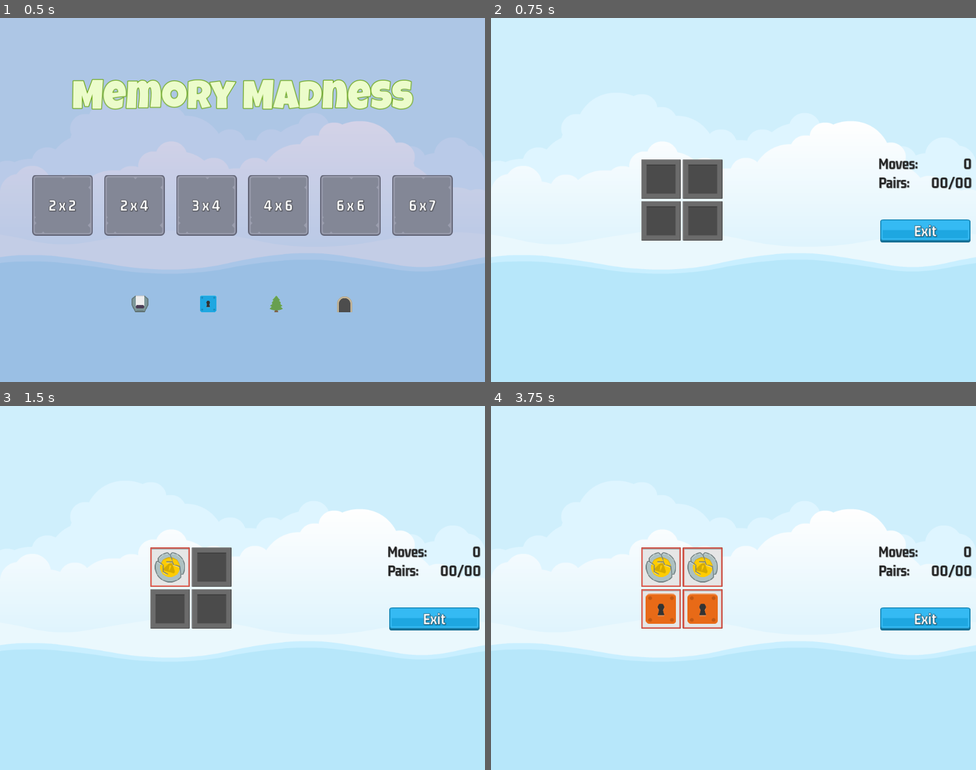
Above: before the commit, frames 1-4 (two rows, left to right).
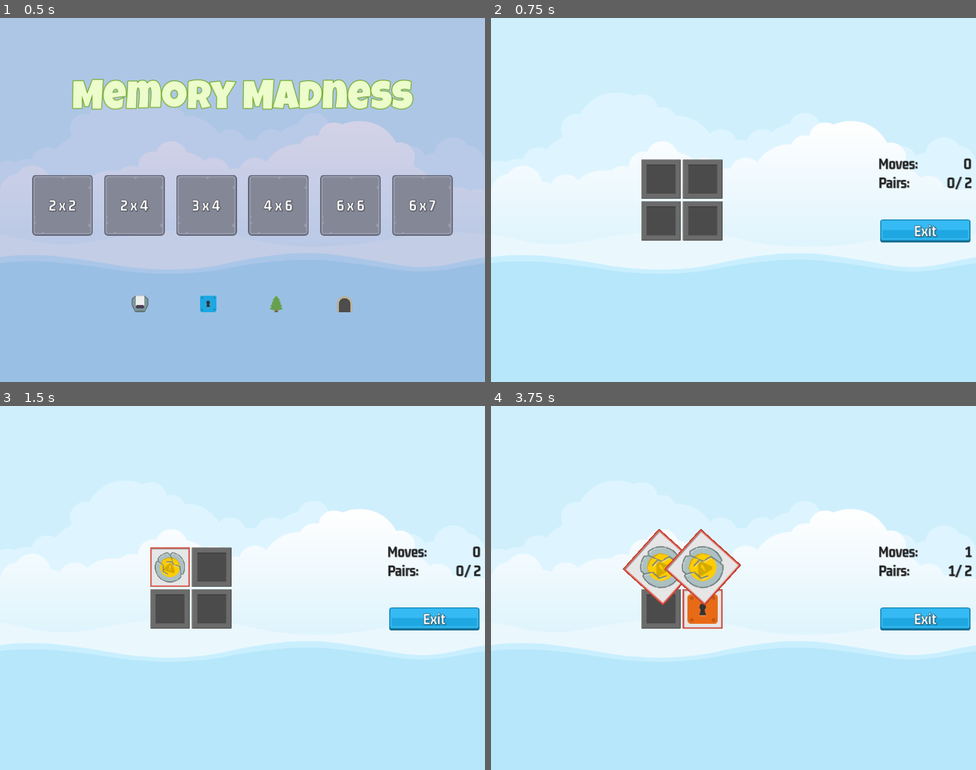
Above: after the commit, the same moments.

Repository: justknick/MemoryMadness
Game: Godot game, scene res://scenes/master/master.tscn
The game is run twice, just before and just after one commit, with the same random seed, the same clock (stepped at 60 frames per second) and the same inputs.
Inputs (mouse positions are in pixels of both pictures, inside the frame that each line leads up to):
- Up to frame 1 (0.5 s): no input
- Up to frame 2 (0.75 s): click "2 x 2" at 0.5 s
- Up to frame 3 (1.5 s): click (169, 566) at 1.25 s
- Up to frame 4 (3.75 s): click (704, 566) at 2.02 s; click (660, 609) at 2.77 s; click (704, 609) at 3.52 s

Frame 1 is identical in both runs. In frame 2, 0.2% of the frame differs, in the area x 90-100%, y 43-48%; in frame 3, 0.2%; in frame 4, 3.2%, in the area x 27-100%, y 33-62%.

Commit message:
implemented scorer scene

Diff:
--- a/scenes/game_screen/game_screen.gd
+++ b/scenes/game_screen/game_screen.gd
@@ -3,11 +3,19 @@
 @export var memory_tile: PackedScene
 
 @onready var tiles_container: GridContainer = $HBoxContainer/TileContainer/TilesContainer
+@onready var scorer: Scorer = $Scorer
+@onready var moves_value: Label = $%MovesValue
+@onready var pairs_value: Label = $%PairsValue
 
 
 func _ready() -> void:
 	SignalManager.on_level_selected.connect(on_level_selected)
 	SignalManager.on_game_exit_pressed.connect(on_game_exit_pressed)
+
+
+func _process(_delta: float) -> void:
+	moves_value.text = scorer.get_score_moves()
+	pairs_value.text = scorer.get_score_pair()
 
 
 func tile_builder(image: ItemImage, frame: Texture2D) -> void:
@@ -26,6 +34,8 @@
 	for image in selected_level_data.get_selected_level_images():
 		tile_builder(image, frame)
 
+	scorer.clear_new_game(selected_level_data.get_target_pairs())
+
 
 func on_game_exit_pressed() -> void:
 	for tile in tiles_container.get_children():
--- a/scenes/game_screen/game_screen.tscn
+++ b/scenes/game_screen/game_screen.tscn
@@ -1,9 +1,10 @@
-[gd_scene load_steps=5 format=3 uid="uid://dbe6t72u3h60q"]
+[gd_scene load_steps=6 format=3 uid="uid://dbe6t72u3h60q"]
 
 [ext_resource type="LabelSettings" uid="uid://dfi4leopae0oi" path="res://resource/GM_32_Dark.tres" id="1_sywjj"]
 [ext_resource type="Script" path="res://scenes/game_screen/game_screen.gd" id="1_x25x6"]
 [ext_resource type="PackedScene" uid="uid://dy3nyg6ec6a78" path="res://scenes/ui/buttons/exit_button.tscn" id="2_2nfrl"]
 [ext_resource type="PackedScene" uid="uid://x8cta2ypynum" path="res://scenes/ui/buttons/memory_tile_button.tscn" id="2_xlx3h"]
+[ext_resource type="PackedScene" uid="uid://dej26wrldrc40" path="res://scenes/scorer/scorer.tscn" id="3_4h3tb"]
 
 [node name="GameScreen" type="Control"]
 layout_mode = 3
@@ -14,6 +15,8 @@
 grow_vertical = 2
 script = ExtResource("1_x25x6")
 memory_tile = ExtResource("2_xlx3h")
+
+[node name="Scorer" parent="." instance=ExtResource("3_4h3tb")]
 
 [node name="HBoxContainer" type="HBoxContainer" parent="."]
 layout_mode = 1
@@ -55,6 +58,7 @@
 vertical_alignment = 1
 
 [node name="MovesValue" type="Label" parent="HBoxContainer/PlayerContainer/VBoxContainer/MovesHud"]
+unique_name_in_owner = true
 layout_mode = 2
 size_flags_horizontal = 8
 text = "0"
@@ -73,6 +77,7 @@
 vertical_alignment = 1
 
 [node name="PairsValue" type="Label" parent="HBoxContainer/PlayerContainer/VBoxContainer/PairsHud"]
+unique_name_in_owner = true
 layout_mode = 2
 size_flags_horizontal = 8
 text = "00/00"
--- /dev/null
+++ b/scenes/scorer/scorer.gd
@@ -0,0 +1,112 @@
+extends Node
+
+class_name Scorer
+
+@onready var reveal_timer: Timer = $RevealTimer
+
+var _selections: Array[MemoryTile] = []
+var _target_pairs: int = 0
+var _moves_made: int = 0
+var _pairs_made: int = 0
+
+
+func _ready() -> void:
+	SignalManager.on_tile_selected.connect(on_tile_selected)
+	SignalManager.on_game_exit_pressed.connect(on_game_exit_pressed)
+
+
+func clear_new_game(target_pairs: int) -> void:
+	_selections.clear()
+	_target_pairs = target_pairs
+	_moves_made = 0
+	_pairs_made = 0
+
+
+func add_to_selections() -> void:
+	# the selected memory tile will be added here
+	# at the same time, the tiles will be revealed
+	# check if selections is length 2
+	pass
+
+
+func reveal_tile(tile: MemoryTile) -> void:
+	tile.reveal(true)
+	pass
+
+
+func hide_tiles() -> void:
+	for t in _selections:
+		t.hide_on_success()
+	_pairs_made += 1
+	prints("pairs made: ", _pairs_made)
+	# play sound when hiding?
+	pass
+
+
+func selections_pair_match() -> bool:
+	#var is_it_a_match: bool = _selections[0].matches_other_tile(_selections[1])
+	#var is_it_a_match: bool
+	#if _selections.size() > 0:
+		#is_it_a_match = _selections[0].matches_other_tile(_selections[1])
+	return _selections[0].matches_other_tile(_selections[1])
+
+
+func check_pair_made() -> void:
+	#print("selection: ", _selections.size())
+	# if selection isn't 2, do nothing
+	if _selections.size() != 2:
+		return
+	# if selection is 2
+	#   send signal to disable click, start cooldown timer
+	reveal_timer.start()
+	#print("timer starts")
+	SignalManager.on_selection_disabled.emit()
+	# count number of moves
+	_moves_made += 1
+	#   and check if match
+	# dev note: I moved this to be done at timeout
+
+
+func on_tile_selected(tile: MemoryTile) -> void:
+	# the selected memory tile will be added here
+	# scorer will receive the selected memory tile
+	_selections.append(tile)
+	#print("selections ", _selections)
+	# at the same time, the tiles will be revealed
+	tile.reveal(true)
+	# check if selections is length 2
+	check_pair_made()
+	# play click sound
+	pass
+
+
+func on_game_exit_pressed() -> void:
+	reveal_timer.stop()
+
+
+func _on_reveal_timer_timeout() -> void:
+	#print("timer ends")
+	var is_it_a_match = selections_pair_match()
+	# if no matches, flip tiles to back
+	if is_it_a_match == false:
+		for s in _selections:
+			s.reveal(false)
+	elif is_it_a_match == true:
+		# we will tween disappearing tiles
+		hide_tiles()
+	print("selections match? ", is_it_a_match)
+	# reset selections
+	_selections.clear()
+	#print("selections match? ", selections_pair_match())
+	# check game over
+
+	# enable click
+	SignalManager.on_selection_enabled.emit()
+
+
+func get_score_pair() -> String:
+	return "%2d/%2d" % [_pairs_made, _target_pairs]
+
+
+func get_score_moves() -> String:
+	return str(_moves_made)
--- /dev/null
+++ b/scenes/scorer/scorer.tscn
@@ -0,0 +1,12 @@
+[gd_scene load_steps=2 format=3 uid="uid://dej26wrldrc40"]
+
+[ext_resource type="Script" path="res://scenes/scorer/scorer.gd" id="1_wpja7"]
+
+[node name="Scorer" type="Node"]
+script = ExtResource("1_wpja7")
+
+[node name="RevealTimer" type="Timer" parent="."]
+wait_time = 1.2
+one_shot = true
+
+[connection signal="timeout" from="RevealTimer" to="." method="_on_reveal_timer_timeout"]
--- a/scenes/ui/buttons/memory_tile_button.gd
+++ b/scenes/ui/buttons/memory_tile_button.gd
@@ -3,18 +3,15 @@
 
 @onready var tile_frame: TextureRect = $TileFrame
 @onready var tile_image: TextureRect = $TileImage
+@onready var memory_tile_button: MemoryTile = $"."
 
 var _item_name: String
 var _can_select_me: bool = true
 
 
 func _ready() -> void:
-	pass
-
-
-func reveal(flag: bool) -> void:
-	tile_frame.visible = flag
-	tile_image.visible = flag
+	SignalManager.on_selection_enabled.connect(on_selection_enabled)
+	SignalManager.on_selection_disabled.connect(on_selection_disabled)
 
 
 func setup(image: ItemImage, frame: Texture2D) -> void:
@@ -24,6 +21,50 @@
 	reveal(false)
 
 
+func reveal(flag: bool) -> void:
+	tile_frame.visible = flag
+	tile_image.visible = flag
+	# update: reveal now being done at Scorer
+
+
+func matches_other_tile(other: MemoryTile) -> bool:
+	#print("my name: ", _item_name)
+	#print("other name: ", other.get_item_name())
+	#var is_it_a_match: bool = other != self && other.get_item_name() == _item_name
+	#print("matches other tile: ", is_it_a_match)
+	#return is_it_a_match
+	return other != self && other.get_item_name() == _item_name
+
+
+func get_item_name() -> String:
+	return _item_name
+
+
+func hide_on_success() -> void:
+	# bring the index to the front
+	z_index = 1
+	# we are scaling to 0 instead of removing
+	#scale = Vector2.ZERO
+	var tween: Tween = get_tree().create_tween()
+	tween.set_parallel(true)
+	tween.tween_property(self, "disabled", true, 0)
+	tween.tween_property(self, "rotation_degrees", 720, 0.5)
+	tween.tween_property(self, "scale", Vector2(1.4, 1.4), 0.5)
+	tween.set_parallel(false)
+	tween.tween_interval(0.6)
+	tween.tween_property(self, "scale", Vector2.ZERO, 0.1)
+
+
+func on_selection_enabled() -> void:
+	_can_select_me = true
+
+
+func on_selection_disabled() -> void:
+	# disable selection
+	_can_select_me = false
+
+
 func _on_pressed() -> void:
-	if _can_select_me == true:
-		reveal(true)
+	if _can_select_me == true && tile_frame.visible == false:
+		#reveal(true)
+		SignalManager.on_tile_selected.emit(self)
--- a/singletons/signal_manager.gd
+++ b/singletons/signal_manager.gd
@@ -2,3 +2,7 @@
 
 signal on_game_exit_pressed
 signal on_level_selected(level_number: int)
+signal on_selection_enabled
+signal on_selection_disabled
+signal on_tile_selected(tile: MemoryTile)
+signal on_gameover(moves: int)
